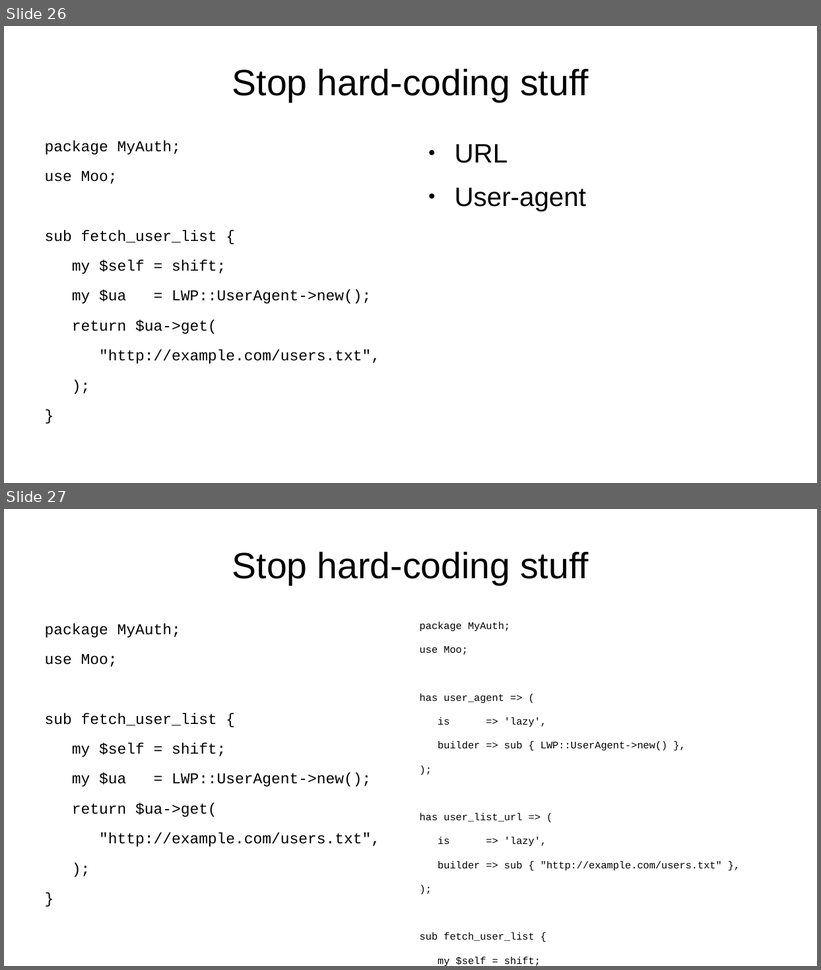
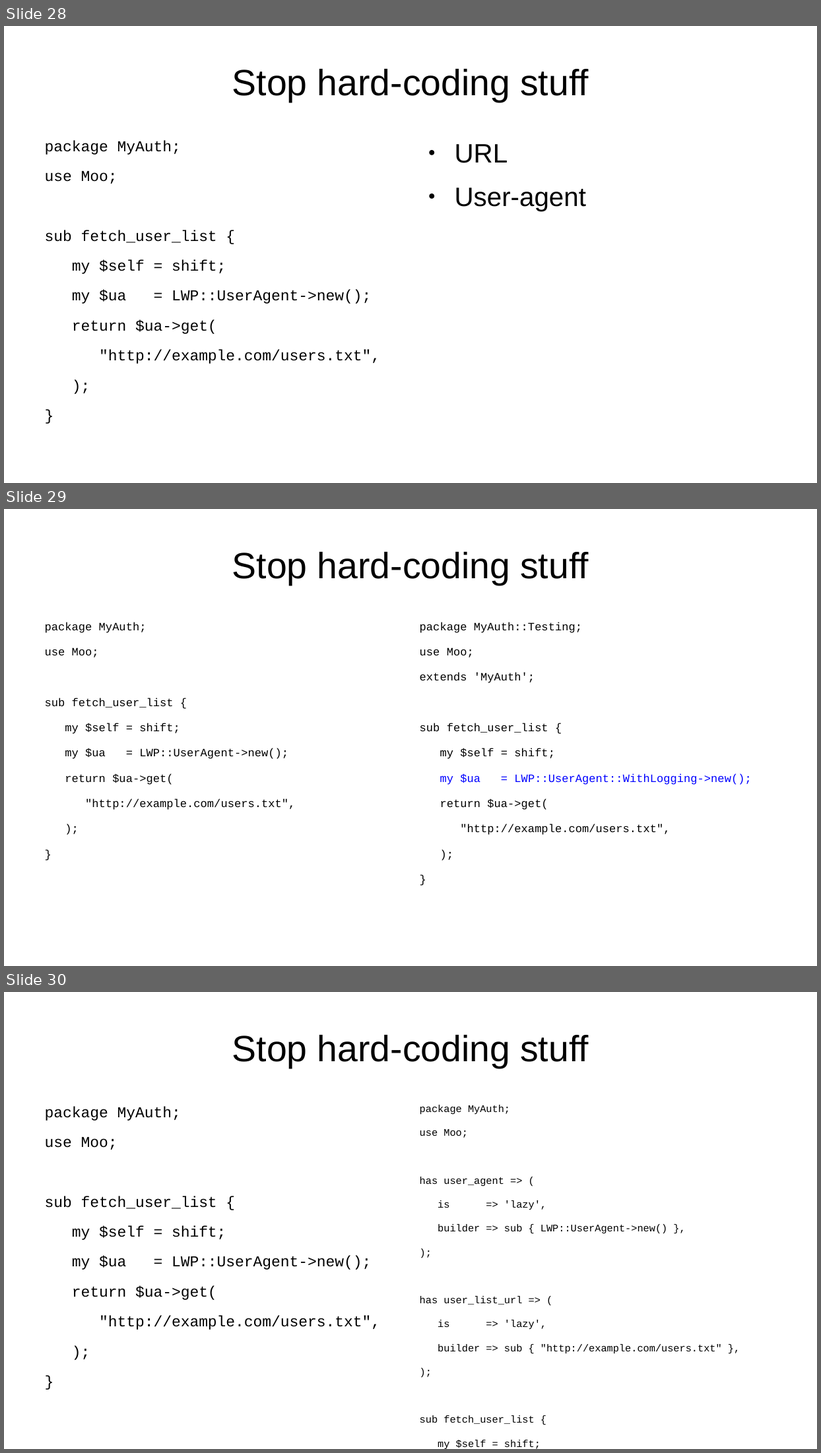
Before and after one commit to tobyink/docs-modern-oop, a slide deck: talks/three-weird-tricks/presentation.odp. Shown one above the other, each under a label of ours: slides 26 and 27 before the commit, slides 28, 29 and 30 after it. The pictures are 821x970 and 821x1453 pixels, drawn with LibreOffice and Linux fonts; fonts in the diff are those of the drawing; background and template pictures are left out. Boxes give left, top, right and bottom in pixels: in the first picture for what was removed or moved away, otherwise in the second. Text is boxed around its words. In the diff, an @@ line names an element or a change of style, - is before the commit and + after.

```diff
--- a/talks/three-weird-tricks/presentation.odp
+++ b/talks/three-weird-tricks/presentation.odp
@@ slide 29 added at <box>4,509,817,966</box>, background picture (left out) @@
@@ title added at <box>232,552,588,586</box>, 35.7 pt, text #000000 @@
+Stop hard-coding stuff
@@ text added at <box>45,622,295,810</box>, 11 pt, text #000000 @@
+package MyAuth;
+use Moo;
+sub fetch_user_list {
+my $self = shift;
+my $ua = LWP::UserAgent->new();
+return $ua->get(
+"http://example.com/users.txt",
+);
+}
@@ text added at <box>420,622,751,835</box>, 11 pt, text #000000 @@
+package MyAuth::Testing;
+use Moo;
+extends 'MyAuth';
+sub fetch_user_list {
+my $self = shift;
+my $ua = LWP::UserAgent::WithLogging->new();
+return $ua->get(
+"http://example.com/users.txt",
+);
+}
@@ what was slide 26 is now slide 28 @@
@@ what was slide 27 is now slide 30 @@
```
Also in this commit, not shown: 4 slides changed, 5 other slides added.
